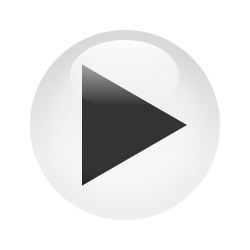
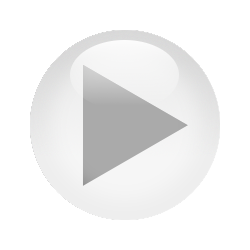
Before/after of a (250, 250) layered artwork. What changed in the layer stack:
renamed "triangle" to "play darken", hid it over (30, 30, 220, 220)
added layer "disabled darken" (darken) above "shape" over (30, 30, 220, 220)
hid "bg" over (30, 30, 220, 220)
added layer "pause" above "disabled" over (30, 30, 220, 220)
added layer "disabled" over (30, 30, 220, 220)
